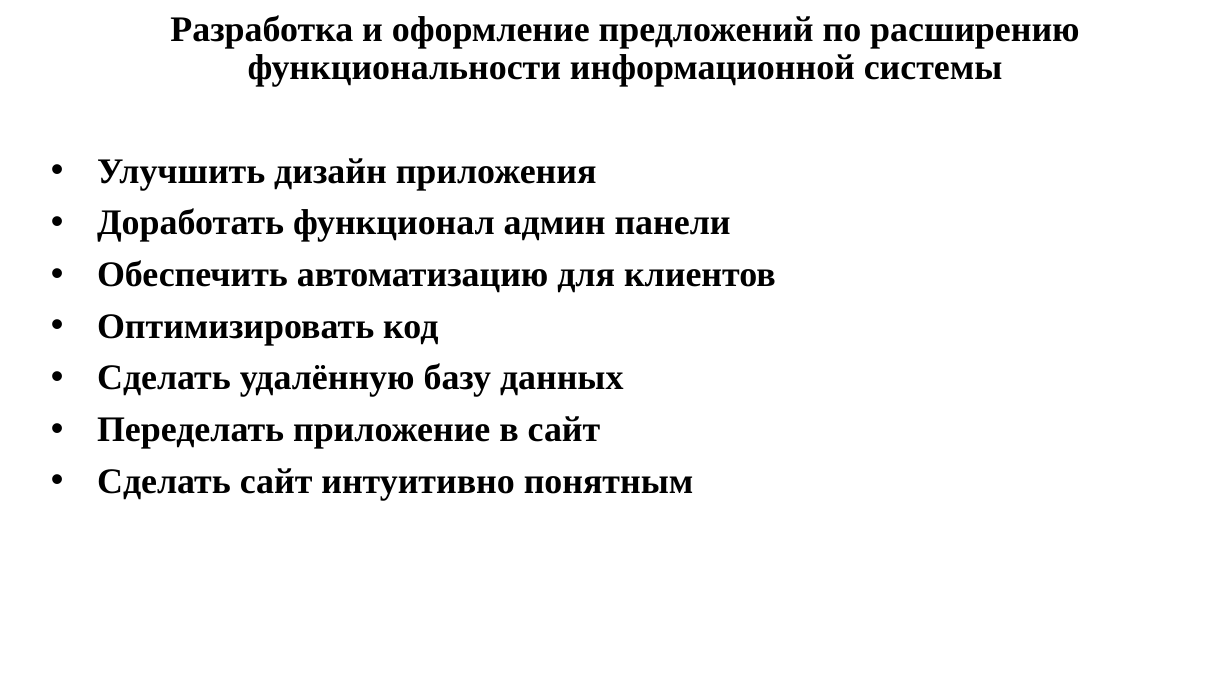
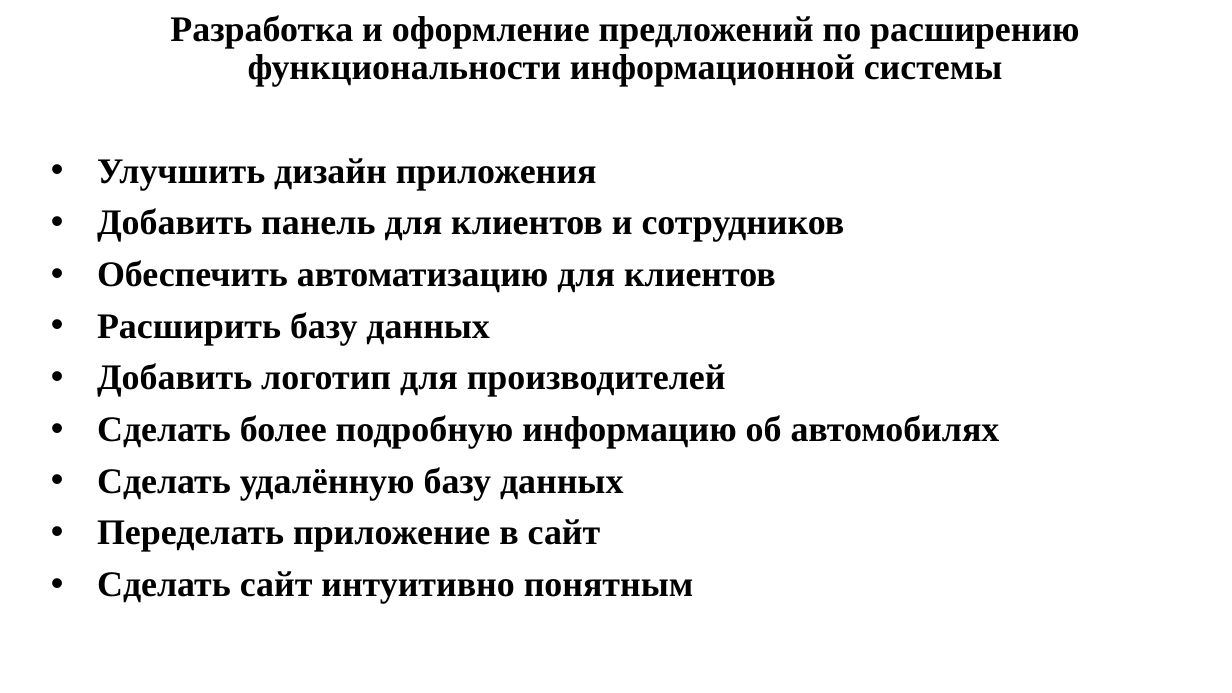
Before and after one commit to Gelleode/Autosalon, a slide deck: slide 9 of для сдачи/Презентация.pptx. Drawn at 1232x693 pixels with LibreOffice and Linux fonts; fonts in the diff are those of the drawing. Boxes give left, top, right and bottom in pixels: in the first picture for what was removed or moved away, otherwise in the second. Text is boxed around its words. In the diff, an @@ line names an element or a change of style, - is before the commit and + after.

```diff
--- a/для сдачи/Презентация.pptx
+++ b/для сдачи/Презентация.pptx
@@ text at box(97, 208, 845, 242): text changed @@
-• Доработать функционал админ панели
+• Добавить панель для клиентов и сотрудников
@@ text at box(97, 312, 1000, 448): text changed @@
-• Оптимизировать код
+• Расширить базу данных
+• Добавить логотип для производителей
+• Сделать более подробную информацию об автомобилях
```
Also in this commit, not shown: 1 other slide changed, 1 other file.
